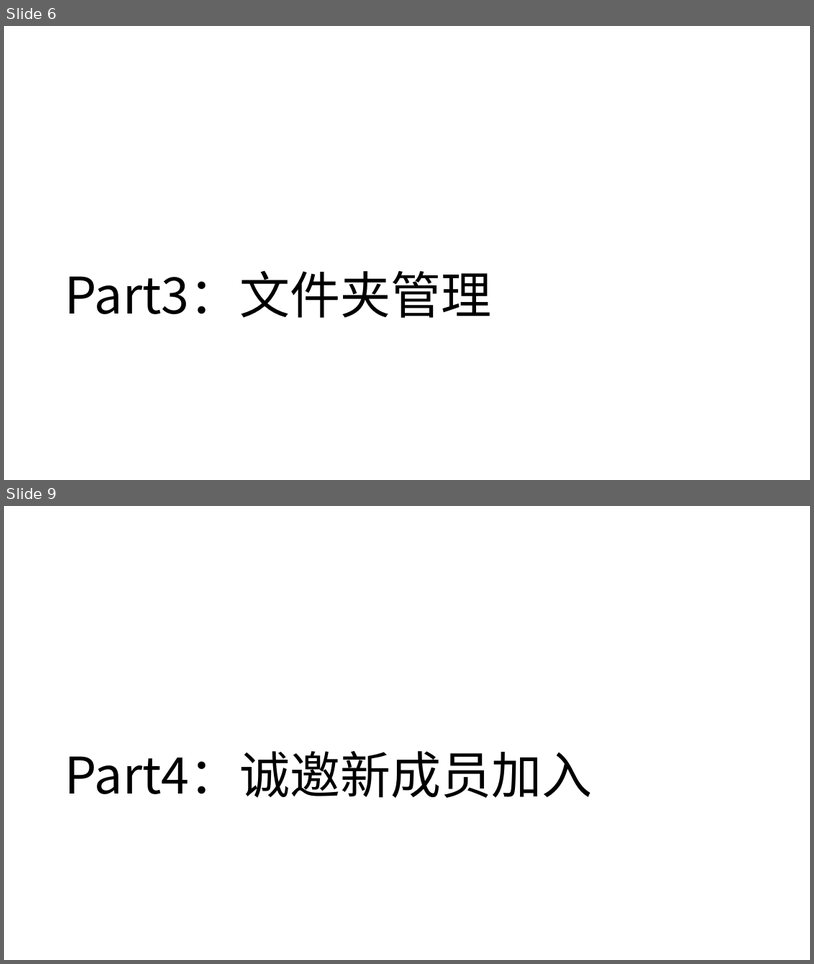
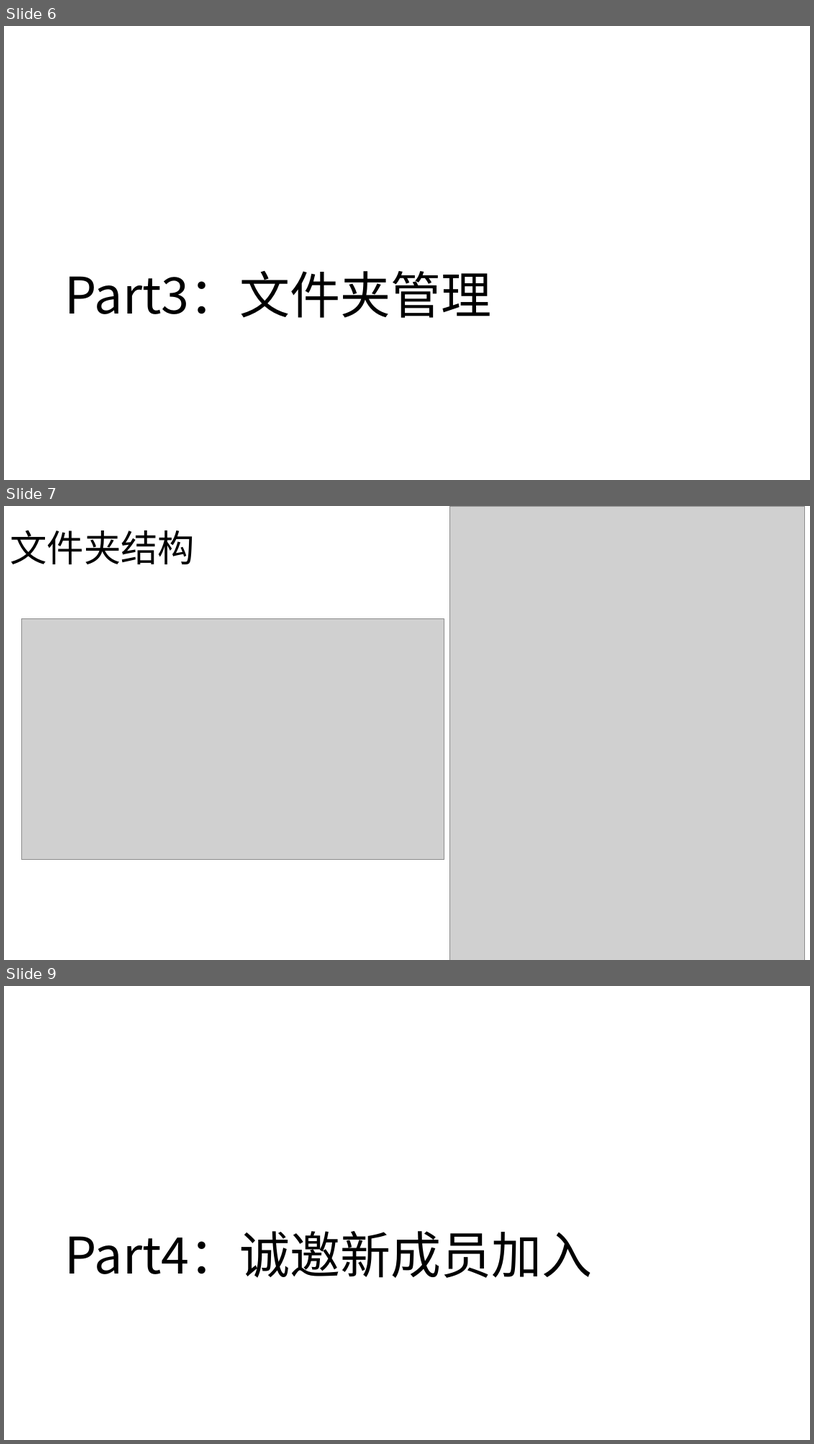
Before and after one commit to wujiaqipsy/TaskRelevance, a slide deck: 4_Reports/2025_AutumnSummary_wjq.pptx. Shown one above the other, each under a label of ours: slides 6 and 9 before the commit, slides 6, 7 and 9 after it; the slides between them are not shown. The pictures are 814x964 and 814x1444 pixels, drawn with LibreOffice and Linux fonts; fonts in the diff are those of the drawing; grey boxes stand for pictures. Boxes give left, top, right and bottom in pixels: in the first picture for what was removed or moved away, otherwise in the second. Text is boxed around its words. In the diff, an @@ line names an element or a change of style, - is before the commit and + after.

```diff
--- a/4_Reports/2025_AutumnSummary_wjq.pptx
+++ b/4_Reports/2025_AutumnSummary_wjq.pptx
@@ slide 7 added at box(4, 506, 810, 960), background #FFFFFF @@
@@ picture added at box(450, 506, 805, 960) @@
@@ text added at box(10, 530, 195, 564), 44 pt, text #000000 @@
+文件夹结构
@@ picture added at box(21, 618, 445, 860) @@
```
Also in this commit, not shown: 3 slides changed, 3 other slides added, 2 slides removed, 3 other files.
